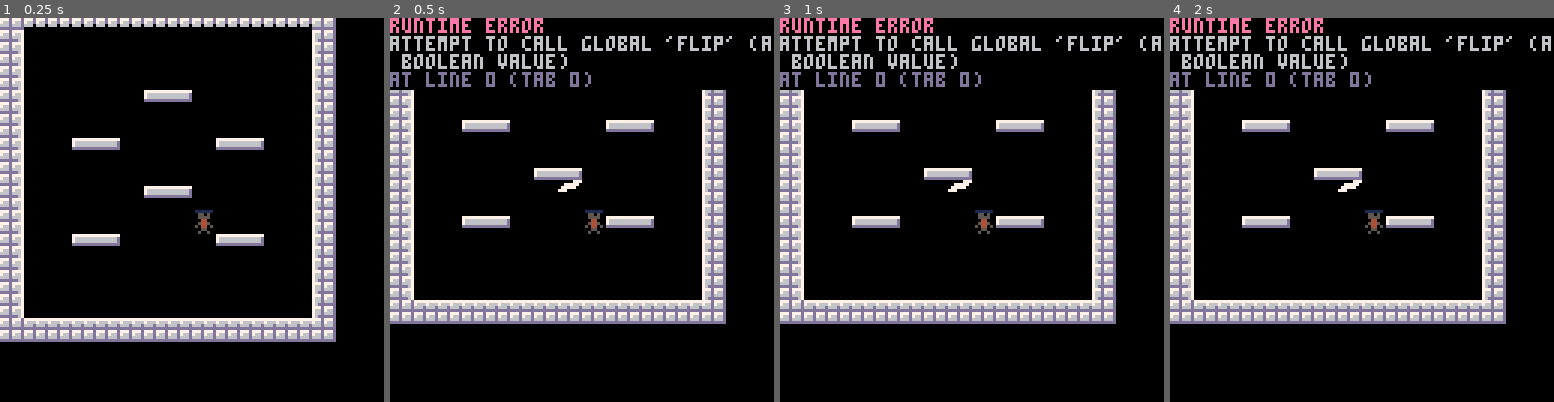
Above: before the commit, frames 1-4 (left to right).
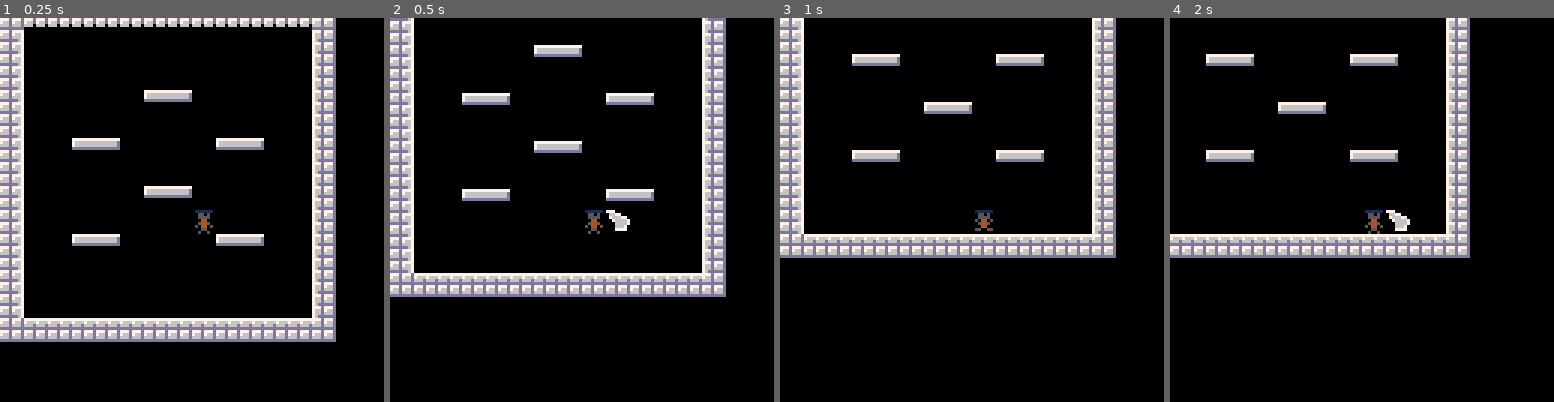
Above: after the commit, the same moments.

Repository: NicholasHallman/LD47
Game: PICO-8 cartridge purgatory.p8
Same seed, same stepped clock (60 frames per second), same inputs: the game is played once before the commit and once after it.
Inputs:
- Up to frame 1 (0.25 s): no input
- Up to frame 2 (0.5 s): tap X (X key) at 0.33 s
- Up to frame 3 (1 s): tap O (Z key) at 0.7 s
- Up to frame 4 (2 s): tap X (X key) at 1.07, 1.85 s; hold Right from 1.6 s (still down); tap O (Z key) at 1.7 s

Frame 1 is identical in both runs. In frame 2, 23% of the frame differs, in the area x 0-100%, y 0-80%; in frame 3, 24%; in frame 4, 28%.
Error before the commit: runtime error; attempt to call global 'flip' (a boolean value); at line 0 (tab 0)

Commit message:
walking and jumping and sword animations seem to work

Diff:
--- a/src/player.lua
+++ b/src/player.lua
@@ -3,8 +3,6 @@
 up = 2
 down = 3
 sword_offset = 8
-player_x = 64
-player_y = 64
 
 function make_player()
   player = {
@@ -45,14 +43,14 @@
     update = function (self)
       if(btn(left)) then
         self.x = self.x - 1
-        move = true
-        direction = left
+        self.move = true
+        self.direction = left
       elseif(btn(right)) then
         self.x = self.x + 1
-        move = true
-        direction = right
+        self.move = true
+        self.direction = right
       else
-        move = false
+        self.move = false
         self.timers.walk = 0
       end
 
@@ -76,7 +74,7 @@
     end,
 
     sword_frame = function (self)
-      frame = self.frames.sword[1]
+      local frame = self.frames.sword[1]
       for i = 1, 4 do
         if(self.timers.sword < i*2) then
           frame = self.frames.sword[i]
@@ -90,23 +88,24 @@
         self.sword = false
       end
 
-      flip = self.direction == self.right
-      sword_x = player_x - sword_offset
-      if(flip) sword_x = player_x + sword_offset
-      sword_y = player_y
+      local flip = self.direction==right
+      sword_x = self.x + 64 - sword_offset
+      if(flip) sword_x = self.x + 64 + sword_offset
+      sword_y = self.y + 64
       spr(frame, sword_x, sword_y, 1, 1, flip, false)
     end,
 
     character_frame = function (self)
-      frame = self.frames.stand
-      if(jump) then
+      local frame = self.frames.stand
+      if(self.jump) then
         frame = self.frames.jump
+        self.timers.jump+=1
         if(self.timers.jump>30) then
           self.timers.jump = 0
-          jump = false
+          self.jump = false
         end
-      elseif(walk) then
-        if(self.timers.walk > 10) then s=1 end
+      elseif(self.move) then
+        if(self.timers.walk > 10) then frame = self.frames.walk end
 
         self.timers.walk += 1
         if(self.timers.walk>=20) then self.timers.walk=0 end
